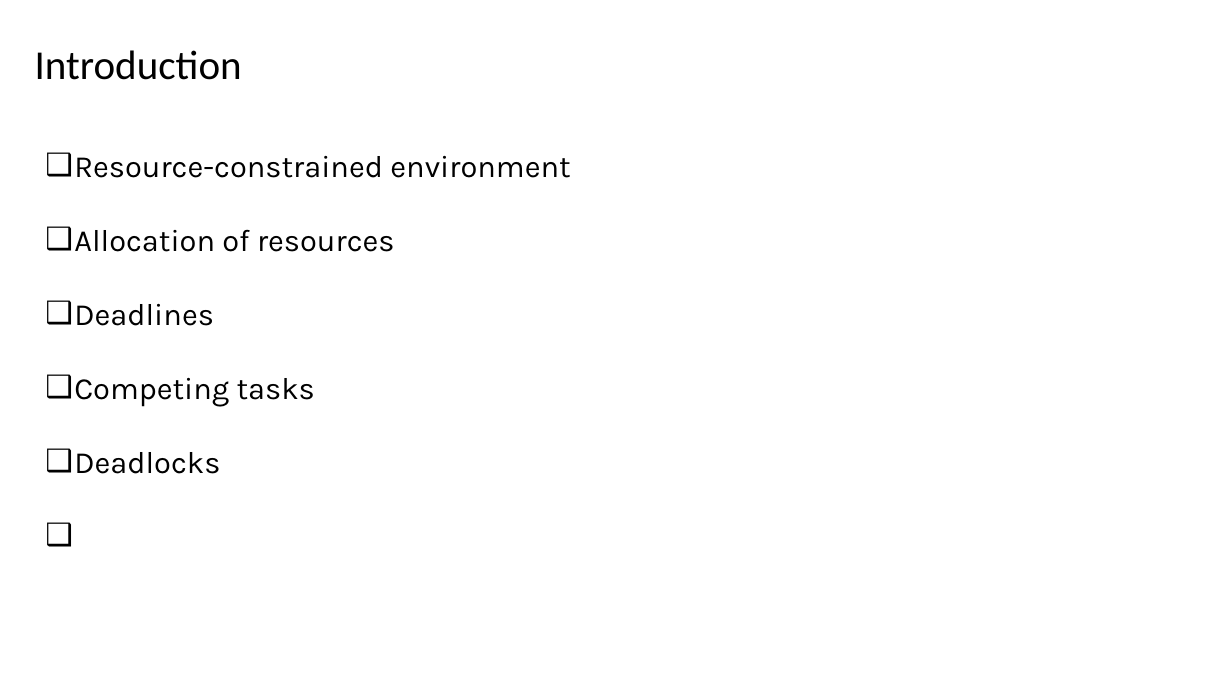
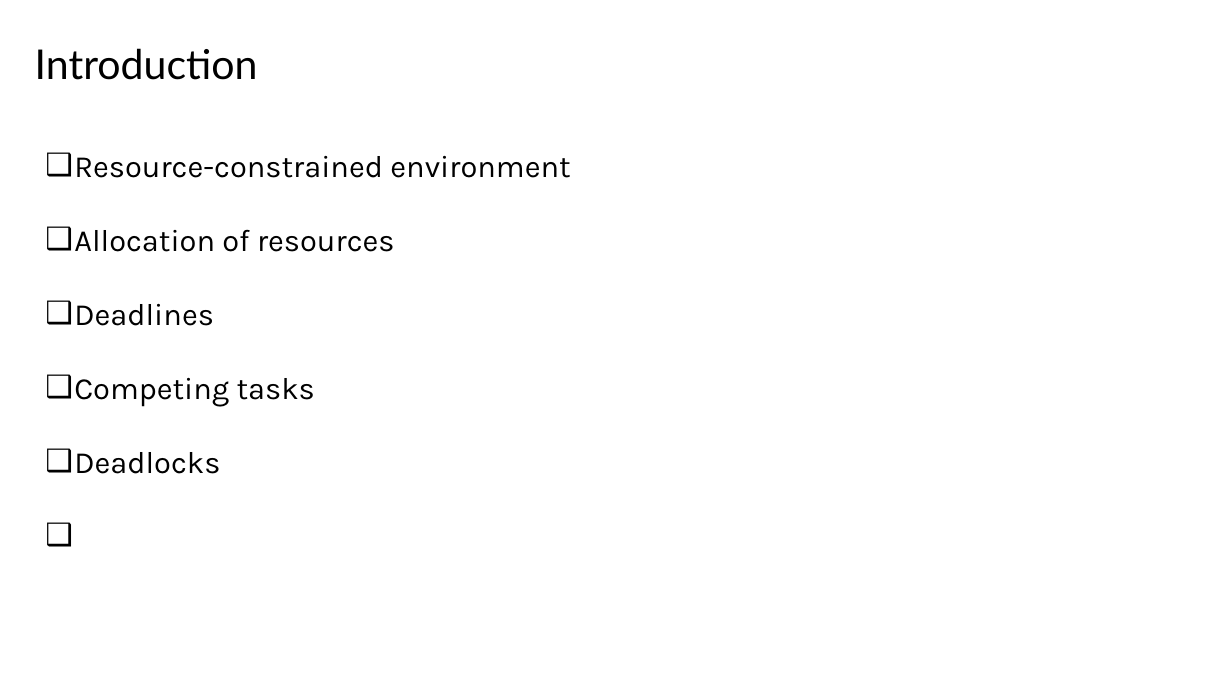
Before and after one commit to raihan4hshl/RTS_seminar, a slide deck: slide 2 of Seminar Paper on Resource Access Protocols.odp. Drawn at 1232x693 pixels with LibreOffice and Linux fonts; fonts in the diff are those of the drawing. Boxes give left, top, right and bottom in pixels: in the first picture for what was removed or moved away, otherwise in the second. Text is boxed around its words. In the diff, an @@ line names an element or a change of style, - is before the commit and + after.

```diff
--- a/Seminar Paper on Resource Access Protocols.odp
+++ b/Seminar Paper on Resource Access Protocols.odp
@@ text "Introduction" at bbox=[35, 48, 258, 80]: font Calibri to Lato @@
```
Also in this commit, not shown: 4 other slides changed, 13 slides added.
